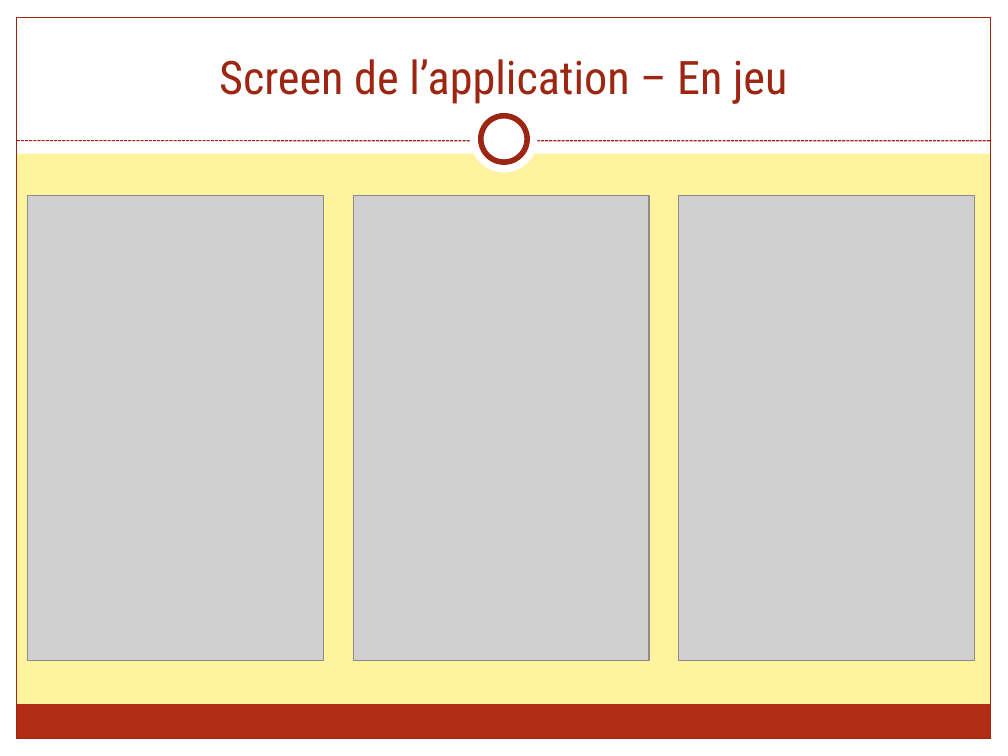
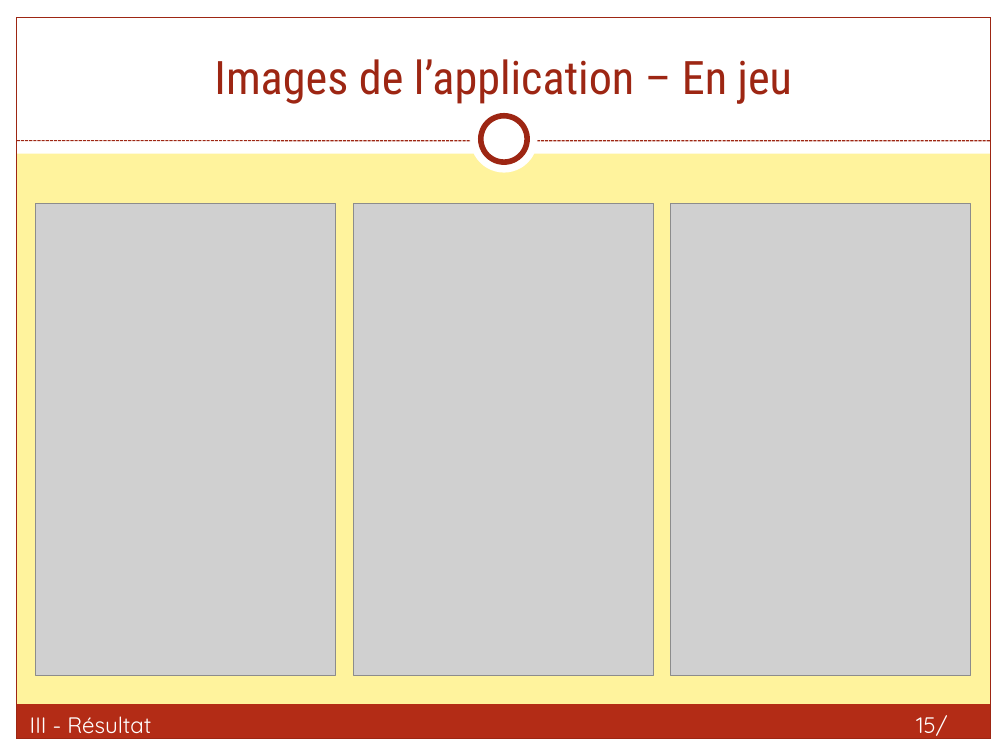
Before and after one commit to FieryWeasel/Picarete, a slide deck: slide 15 of SOURCES/RAPPORTS/Picarete - Presentation.pptx. Drawn at 1008x756 pixels with LibreOffice and Linux fonts; fonts in the diff are those of the drawing; grey boxes stand for pictures. Boxes give left, top, right and bottom in pixels: in the first picture for what was removed or moved away, otherwise in the second. Text is boxed around its words. In the diff, an @@ line names an element or a change of style, - is before the commit and + after.

```diff
--- a/SOURCES/RAPPORTS/Picarete - Presentation.pptx
+++ b/SOURCES/RAPPORTS/Picarete - Presentation.pptx
@@ title at (214,59,792,104): text changed @@
-Screen de l’application – En jeu
+Images de l’application – En jeu
@@ picture: place and size @@
-picture at (28,196,325,660)
+picture at (35,204,336,675)
@@ picture: place and size @@
-picture at (353,196,649,660)
+picture at (353,204,653,675)
@@ picture: place and size @@
-picture at (678,196,975,660)
+picture at (670,204,971,675)
@@ text added at (30,716,151,734), 16 pt, text #FFFFFF @@
+III - Résultat
@@ page number added at (916,715,947,736), 16 pt, text #FFFFFF @@
+15/ 18
```
Also in this commit, not shown: 17 other slides changed, 49 other files.
